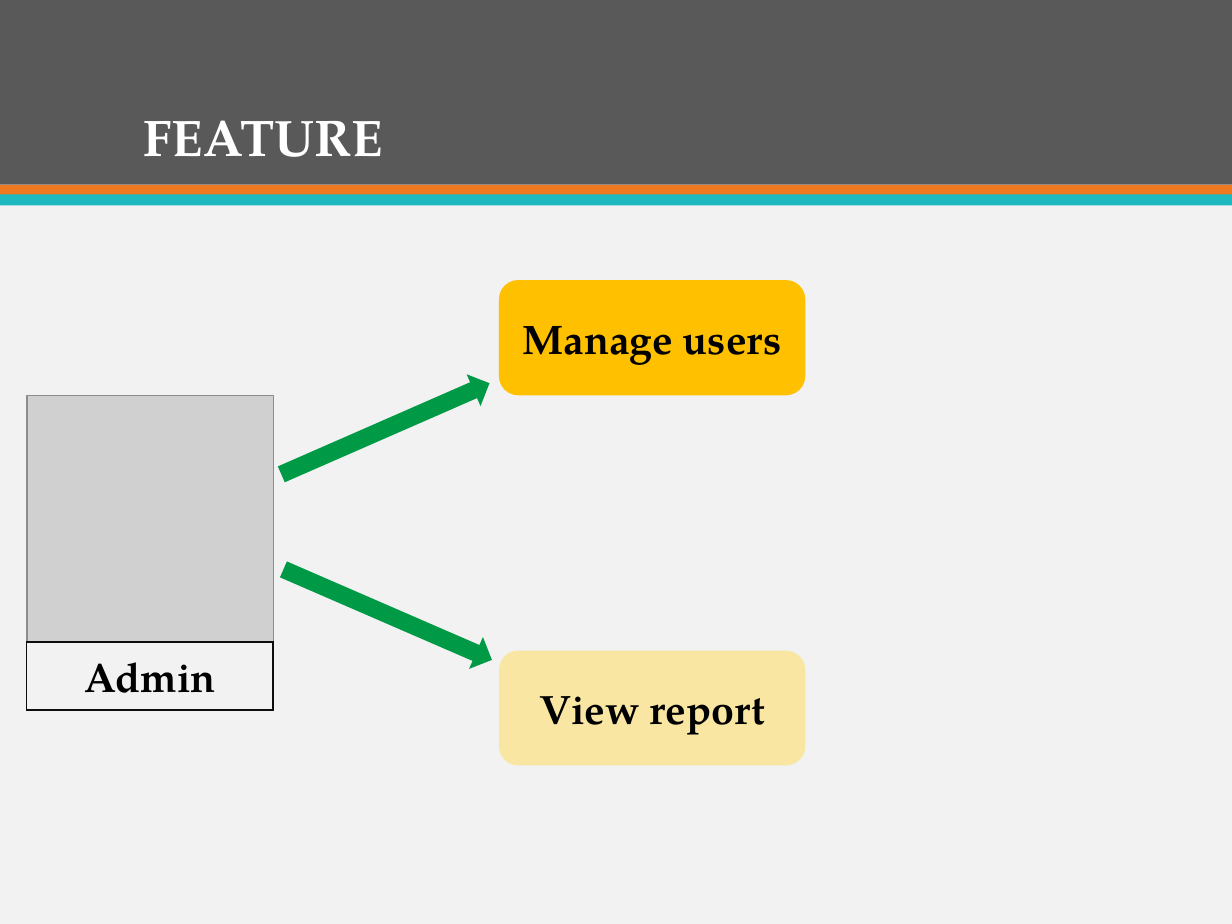
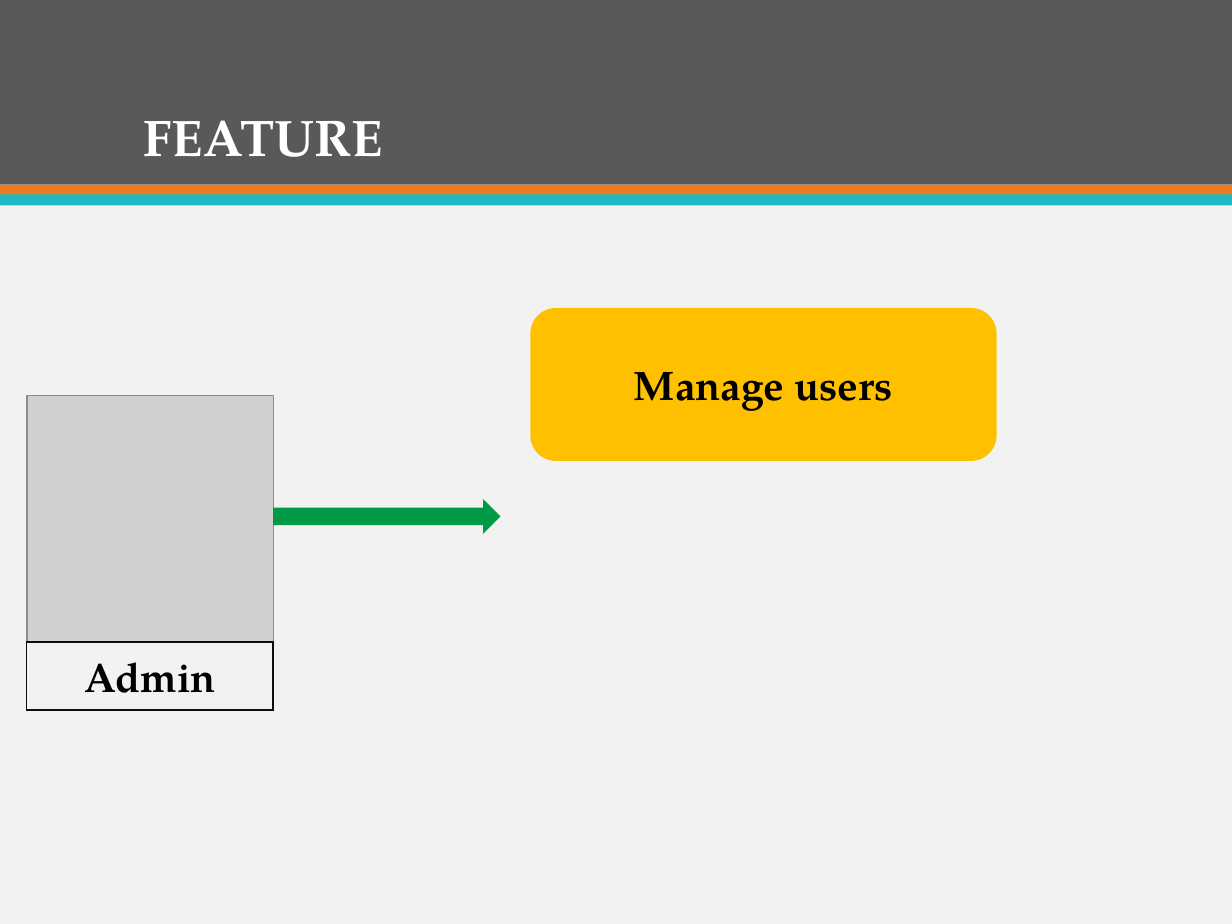
Before and after one commit to firzgard/CarRentalPortal, a slide deck: slide 34 of slide/CAR RENTAL PORTAL-Official.pptx (slide 36 before the commit). Drawn at 1232x924 pixels with LibreOffice and Linux fonts; fonts in the diff are those of the drawing; grey boxes stand for pictures. Boxes give left, top, right and bottom in pixels: in the first picture for what was removed or moved away, otherwise in the second. Text is boxed around its words. In the diff, an @@ line names an element or a change of style, - is before the commit and + after.

```diff
--- a/slide/CAR RENTAL PORTAL-Official.pptx
+++ b/slide/CAR RENTAL PORTAL-Official.pptx
@@ rounded rectangle "Manage users" resized from (x1=499, y1=280, x2=806, y2=395) to (x1=531, y1=308, x2=997, y2=461) @@
@@ right arrow at (x1=274, y1=499, x2=501, y2=533): rotation 336 to 0 degrees @@
@@ right arrow removed at (x1=276, y1=554, x2=499, y2=676) @@
@@ rounded rectangle removed at (x1=499, y1=650, x2=806, y2=765) @@
-View report
```
Also in this commit, not shown: 6 other slides changed, 5 slides added, 8 slides removed.
